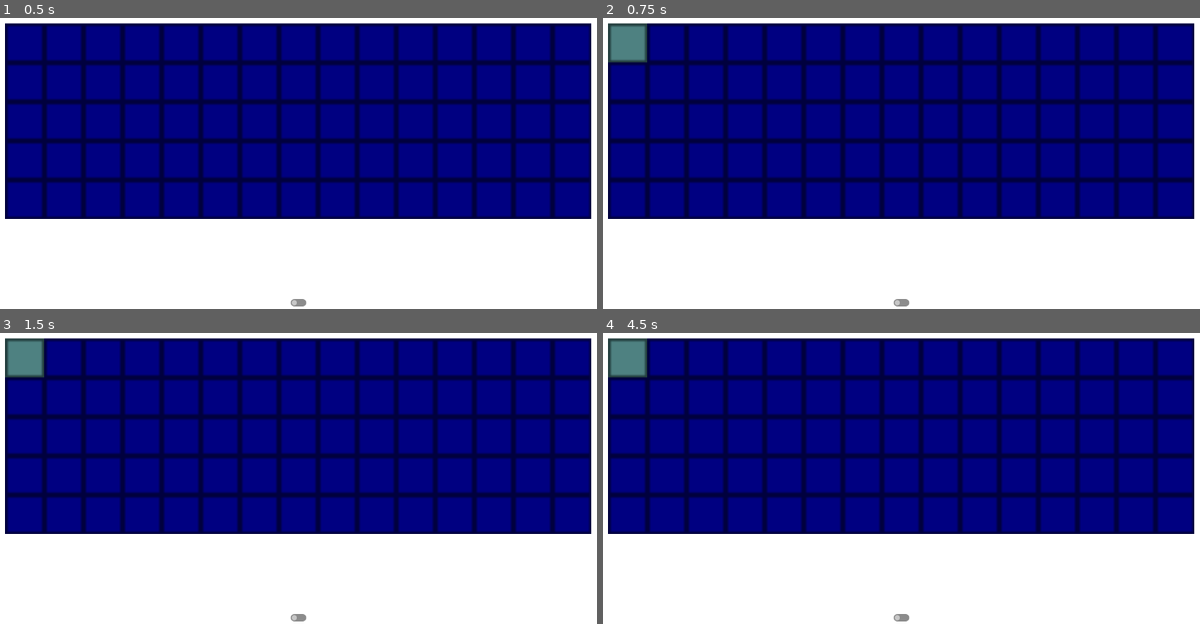
Above: before the commit, frames 1-4 (two rows, left to right).
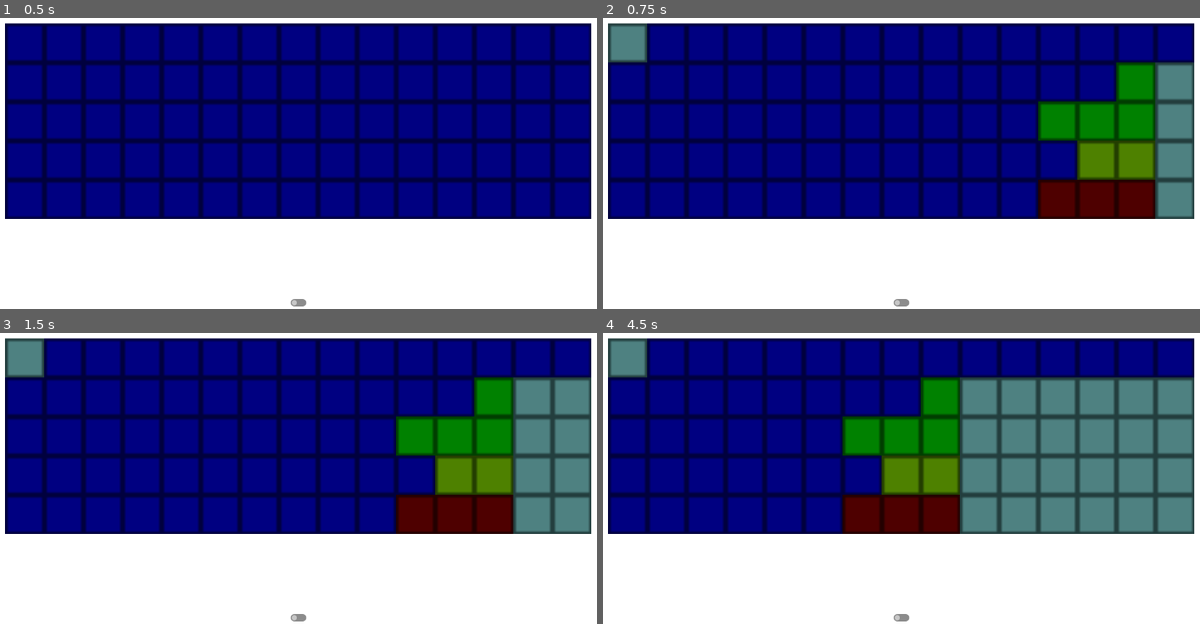
Above: after the commit, the same moments.

Repository: Zheltog/world-of-chunks
Game: Godot game, scene res://Scenes/main.tscn
Two runs of this game, one before a commit and one after it. Both use one fixed random seed, a clock stepped at 60 frames per second and the inputs below.
Inputs (mouse positions are in pixels of both pictures, inside the frame that each line leads up to):
- Up to frame 1 (0.5 s): no input
- Up to frame 2 (0.75 s): click (626, 44) at 0.52 s
- Up to frame 3 (1.5 s): click (23, 359) at 1.27 s
- Up to frame 4 (4.5 s): click (626, 359) at 2.02 s; tap Enter at 2.75, 4.25 s; tap Space at 3.5 s

Frame 1 is identical in both runs. In frame 2, 11% of the frame differs, in the area x 72-100%, y 15-70%; in frame 3, 15%; in frame 4, 29%, in the area x 40-100%, y 15-70%.

Commit message:
dev-s for tank moving left

Diff:
--- a/Scripts/Cell.gd
+++ b/Scripts/Cell.gd
@@ -6,8 +6,7 @@
 var _sprite: Sprite2D
 var _initial_size_x: float
 var _initial_size_y: float
-var _x: int
-var _y: int
+var _coordinates: Coordinates = Coordinates.new(0, 0)
 
 
 func _ready():
@@ -21,8 +20,7 @@
 
 
 func set_coordinates(x: int, y: int):
-	_x = x
-	_y = y
+	_coordinates.reset(x, y)
 
 
 func set_size(size_x: float, size_y: float):
@@ -30,12 +28,16 @@
 
 
 func light_up():
-	_sprite.self_modulate = Color(1, 1, 1, 1)
+	recolor(Color(1, 1, 1, 1))
 
 
 func shoot():
-	_sprite.self_modulate = Color(0, 0, 0, 1)
+	recolor(Color(0, 0, 0, 1))
+
+
+func recolor(color: Color):
+	_sprite.self_modulate = color
 
 
 func _on_button_button_down():
-	EventBus.cell_clicked.emit(_x, _y)
+	EventBus.cell_clicked.emit(_coordinates)
--- /dev/null
+++ b/Scripts/Coordinates.gd
@@ -0,0 +1,21 @@
+class_name Coordinates
+
+extends Node
+
+
+var x: int
+var y: int
+
+
+func _init(_x: int, _y: int):
+	reset(_x, _y)
+
+
+func reset(_x: int, _y: int):
+	x = _x
+	y = _y
+
+
+func move(_delta_x: int, _delta_y: int):
+	x += _delta_x
+	y += _delta_y
--- a/Scripts/EventBus.gd
+++ b/Scripts/EventBus.gd
@@ -1,4 +1,5 @@
 extends Node
 
 
-signal cell_clicked(x: int, y: int)
+signal cell_clicked(coordinates: Coordinates)
+signal cell_recolored(coordinates: Coordinates, color: Color)
--- a/Scripts/Field.gd
+++ b/Scripts/Field.gd
@@ -32,12 +32,16 @@
 	_init_cells()
 
 
-func light_up_cell(x: int, y: int):
-	_cells[y * _cells_num_hor + x].light_up()
+func light_up_cell(coordinates: Coordinates):
+	_cells[coordinates.y * _cells_num_hor + coordinates.x].light_up()
 
 
-func shoot_cell(x: int, y: int):
-	_cells[y * _cells_num_hor + x].shoot()
+func shoot_cell(coordinates: Coordinates):
+	_cells[coordinates.y * _cells_num_hor + coordinates.x].shoot()
+
+
+func recolor_cell(coordinates: Coordinates, color: Color):
+	_cells[coordinates.y * _cells_num_hor + coordinates.x].recolor(color)
 
 
 func _init_cells():
--- a/Scripts/GameController.gd
+++ b/Scripts/GameController.gd
@@ -9,6 +9,7 @@
 
 var _field: Field
 var _cell_click_type: CellClickType
+var _tank: Tank
 
 
 enum CellClickType { ROCKET, GUN }
@@ -16,28 +17,40 @@
 
 func _ready():
 	EventBus.cell_clicked.connect(_on_cell_clicked)
+	EventBus.cell_recolored.connect(_on_cell_recolored)
 
 	_field = get_node("Field")
 	_field.init(cells_num_hor, cells_num_ver)
+	_tank = Tank.new()
+	_tank.set_coordinates(cells_num_hor - 1, cells_num_ver - 1)
 
 
 func _process(delta):
 	pass
 
 
-func _on_cell_clicked(x: int, y: int):
+func _on_cell_clicked(coordinates: Coordinates):
 	if _cell_click_type == CellClickType.ROCKET:
-		_try_light_up_cell(x, y)
+		_try_light_up_cell(coordinates)
 	elif _cell_click_type == CellClickType.GUN:
-		_try_shoot_cell(x, y)
+		_try_shoot_cell(coordinates)
+	_try_move_tank()
 
 
-func _try_light_up_cell(x: int, y: int):
-	_field.light_up_cell(x, y)
+func _on_cell_recolored(coordinates: Coordinates, color: Color):
+	_field.recolor_cell(coordinates, color)
 
 
-func _try_shoot_cell(x: int, y: int):
-	_field.shoot_cell(x, y)
+func _try_light_up_cell(coordinates: Coordinates):
+	_field.light_up_cell(coordinates)
+
+
+func _try_shoot_cell(coordinates: Coordinates):
+	_field.shoot_cell(coordinates)
+
+
+func _try_move_tank():
+	_tank.try_move()
 
 
 func _on_check_button_toggled(button_pressed: bool):
--- /dev/null
+++ b/Scripts/Tank.gd
@@ -0,0 +1,53 @@
+class_name Tank
+
+extends Node
+
+
+var _tower: TankPart = TankPart.new()
+var _body: TankPart = TankPart.new()
+var _wheels: TankPart = TankPart.new()
+
+var coordinates: Coordinates = Coordinates.new(0, 0)
+
+
+func _init():
+	_wheels.relative_coordinates.resize(3)
+	_wheels.relative_coordinates[0] = Coordinates.new(0, 0)
+	_wheels.relative_coordinates[1] = Coordinates.new(-1, 0)
+	_wheels.relative_coordinates[2] = Coordinates.new(-2, 0)
+	_wheels.color = Color(1, 0, 0, 1)
+	_wheels.parent = self
+	_body.relative_coordinates.resize(2)
+	_body.relative_coordinates[0] = Coordinates.new(0, -1)
+	_body.relative_coordinates[1] = Coordinates.new(-1, -1)
+	_body.color = Color(1, 1, 0, 1)
+	_body.parent = self
+	_tower.relative_coordinates.resize(4)
+	_tower.relative_coordinates[0] = Coordinates.new(0, -2)
+	_tower.relative_coordinates[1] = Coordinates.new(-1, -2)
+	_tower.relative_coordinates[2] = Coordinates.new(-2, -2)
+	_tower.relative_coordinates[3] = Coordinates.new(0, -3)
+	_tower.color = Color(0, 1, 0, 1)
+	_tower.parent = self
+
+
+func _ready():
+	pass
+
+
+func _process(delta):
+	pass
+
+
+func try_move():
+	_wheels.set_color(Color(1, 1, 1, 1))
+	_body.set_color(Color(1, 1, 1, 1))
+	_tower.set_color(Color(1, 1, 1, 1))
+	coordinates.move(-1, 0)
+	_wheels.set_color(_wheels.color)
+	_body.set_color(_body.color)
+	_tower.set_color(_tower.color)
+
+
+func set_coordinates(x: int, y: int):
+	coordinates.reset(x, y)
--- /dev/null
+++ b/Scripts/TankPart.gd
@@ -0,0 +1,28 @@
+class_name TankPart
+
+extends Node
+
+
+var parent: Tank
+var relative_coordinates: Array
+var color: Color
+
+
+func _ready():
+	pass
+
+
+func _process(delta):
+	pass
+
+
+func set_color(color: Color):
+	for coordinates in relative_coordinates:
+		EventBus.cell_recolored.emit(_calc_actual_coordinates(coordinates), color)
+
+
+func _calc_actual_coordinates(relative: Coordinates) -> Coordinates:
+	var actual: Coordinates = Coordinates.new(0, 0)
+	actual.x = parent.coordinates.x + relative.x
+	actual.y = parent.coordinates.y + relative.y
+	return actual
